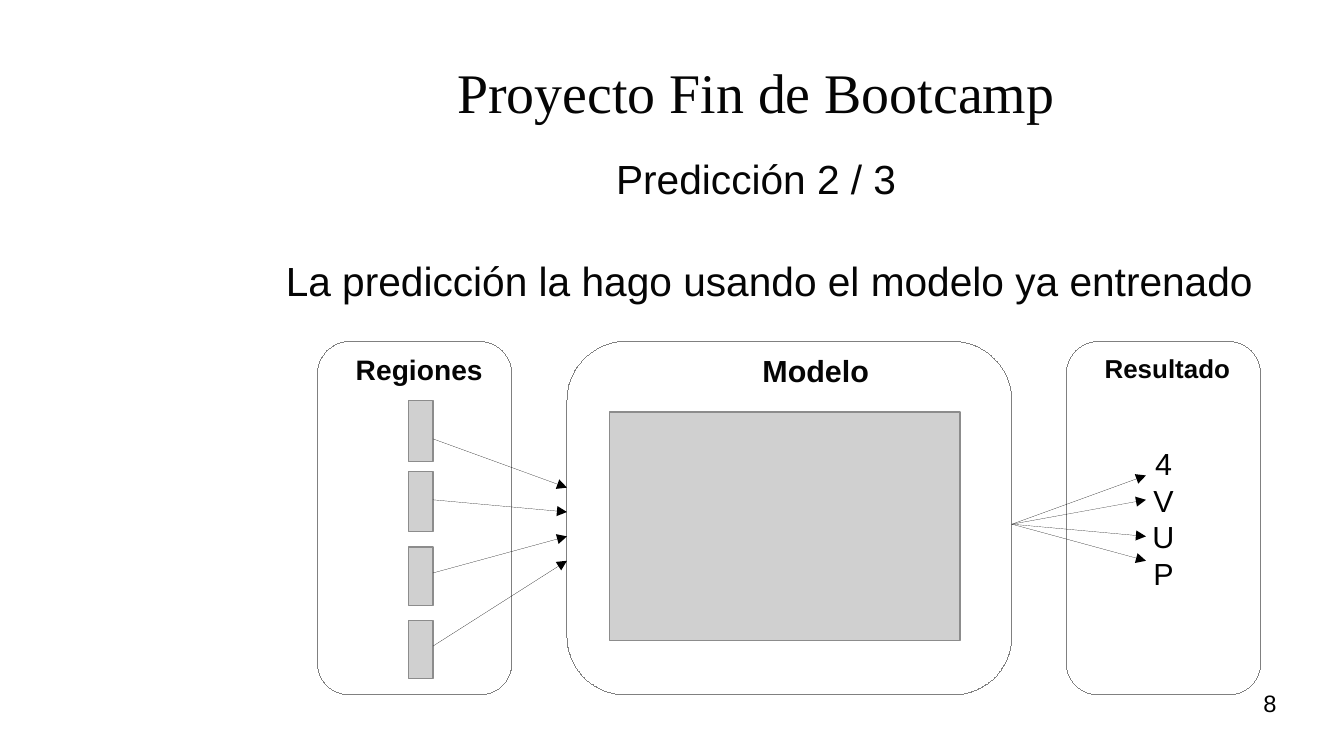
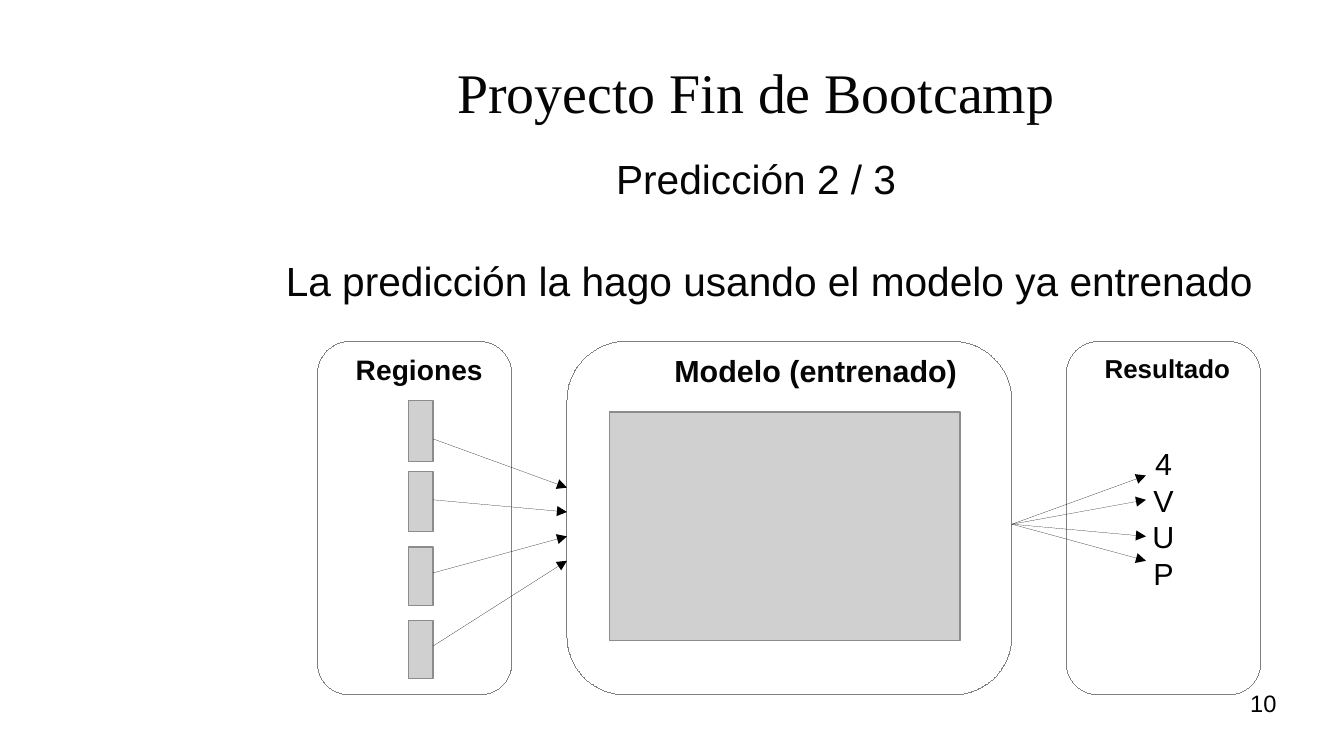
Before and after one commit to rfminguez/w8-proyecto_final-rompe_captcha, a slide deck: slide 10 of Presentacion/presentacion.odp (slide 8 before the commit). Drawn at 1344x756 pixels with LibreOffice and Linux fonts; fonts in the diff are those of the drawing; grey boxes stand for pictures; background and template pictures are left out. Boxes give left, top, right and bottom in pixels: in the first picture for what was removed or moved away, otherwise in the second. Text is boxed around its words. In the diff, an @@ line names an element or a change of style, - is before the commit and + after.

```diff
--- a/Presentacion/presentacion.odp
+++ b/Presentacion/presentacion.odp
@@ text at [674, 360, 956, 388]: text changed @@
-Modelo
+Modelo (entrenado)
@@ page number at [1250, 695, 1276, 713]: text changed @@
-8
+10
```
Also in this commit, not shown: 6 other slides changed, 2 slides added.
